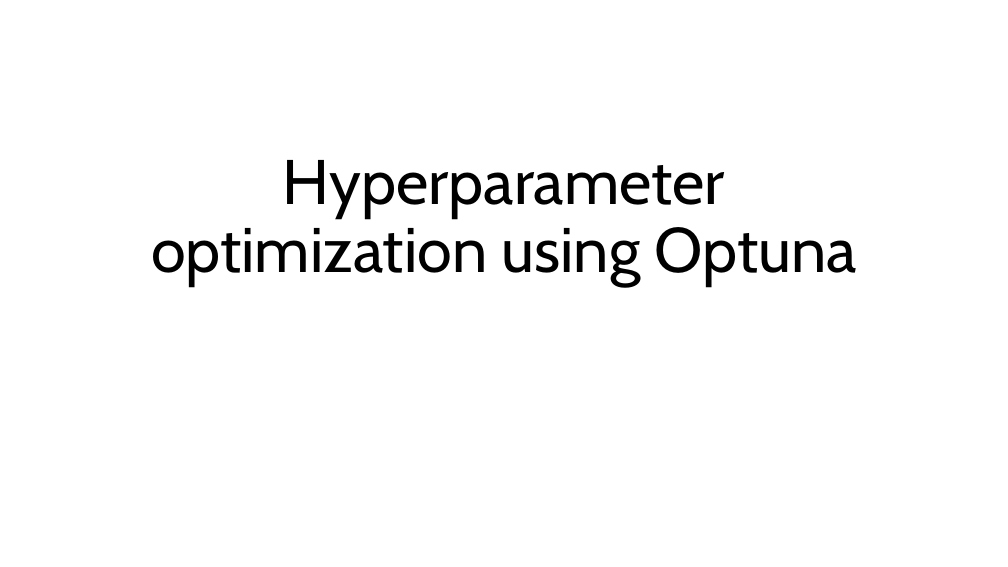
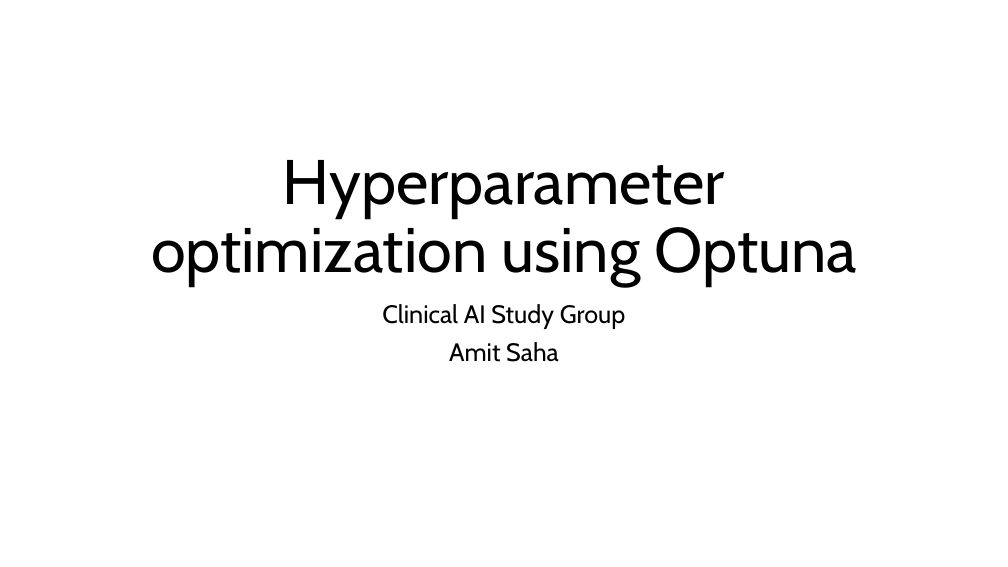
Before and after one commit to amitsaha/optuna-demo, a slide deck: slide 1 of Hyperparameter optimization using Optuna.pptx. Drawn at 1008x567 pixels with LibreOffice and Linux fonts; fonts in the diff are those of the drawing. Boxes give left, top, right and bottom in pixels: in the first picture for what was removed or moved away, otherwise in the second. Text is boxed around its words. In the diff, an @@ line names an element or a change of style, - is before the commit and + after.

```diff
--- a/Hyperparameter optimization using Optuna.pptx
+++ b/Hyperparameter optimization using Optuna.pptx
@@ subtitle added at (382, 304, 626, 362), 24 pt, text #000000 @@
+Clinical AI Study Group
+Amit Saha
```
Also in this commit, not shown: 5 other slides changed, 2 slides removed.
